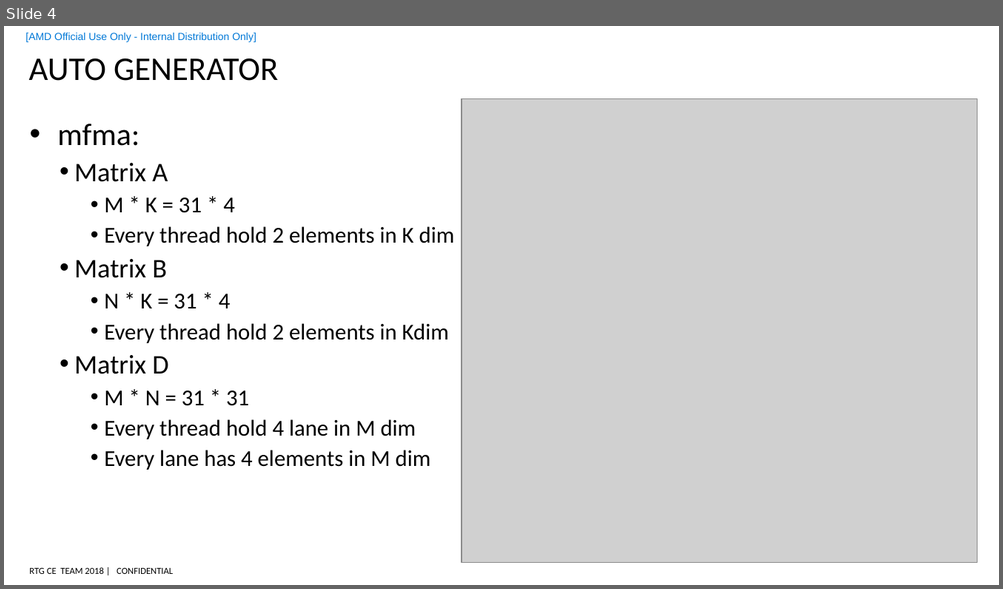
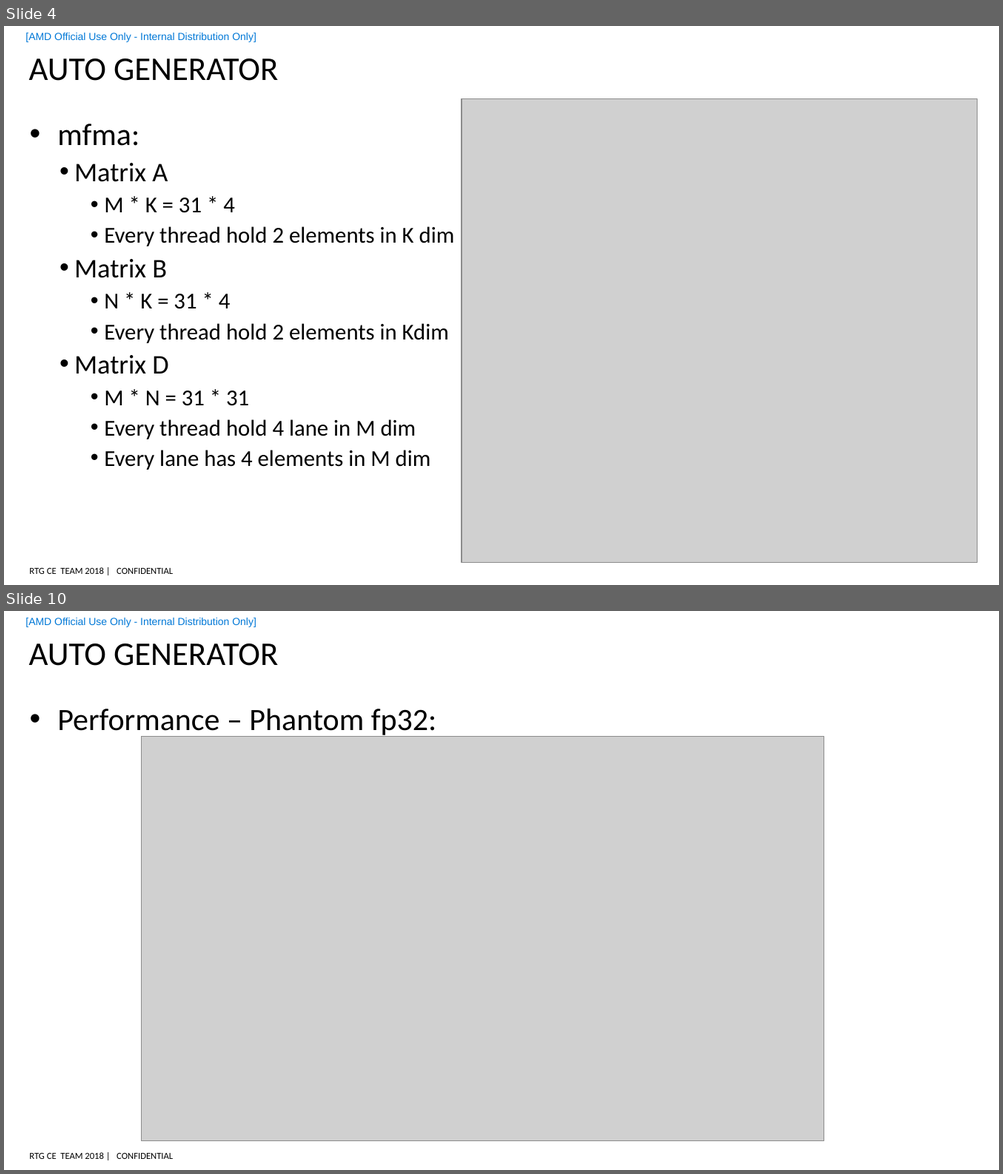
Before and after one commit to feifei14119/TensileLite, a slide deck: doc/mfma gemm.pptx. Shown one above the other, each under a label of ours: slide 4 before the commit, slides 4 and 10 after it; the slides between them are not shown. The pictures are 1003x589 and 1003x1174 pixels, drawn with LibreOffice and Linux fonts; fonts in the diff are those of the drawing; grey boxes stand for pictures; background and template pictures are left out. Boxes give left, top, right and bottom in pixels: in the first picture for what was removed or moved away, otherwise in the second. Text is boxed around its words. In the diff, an @@ line names an element or a change of style, - is before the commit and + after.

Commit message:
enable large MT and DU, re-test performance

```diff
--- a/doc/mfma gemm.pptx
+++ b/doc/mfma gemm.pptx
@@ slide 10 added at bbox=[4, 611, 999, 1170], background #FFFFFF; not listed: 3 template elements that a slide beside it also shows @@
@@ title added at bbox=[29, 644, 278, 666], 32 pt, text #000000 @@
+AUTO GENERATOR
@@ text added at bbox=[57, 709, 437, 738], 30 pt, text #000000 @@
+• Performance – Phantom fp32:
@@ picture added at bbox=[142, 736, 823, 1142] @@
```
Also in this commit, not shown: 1 slide changed, 6 other slides added, 5 other files.
